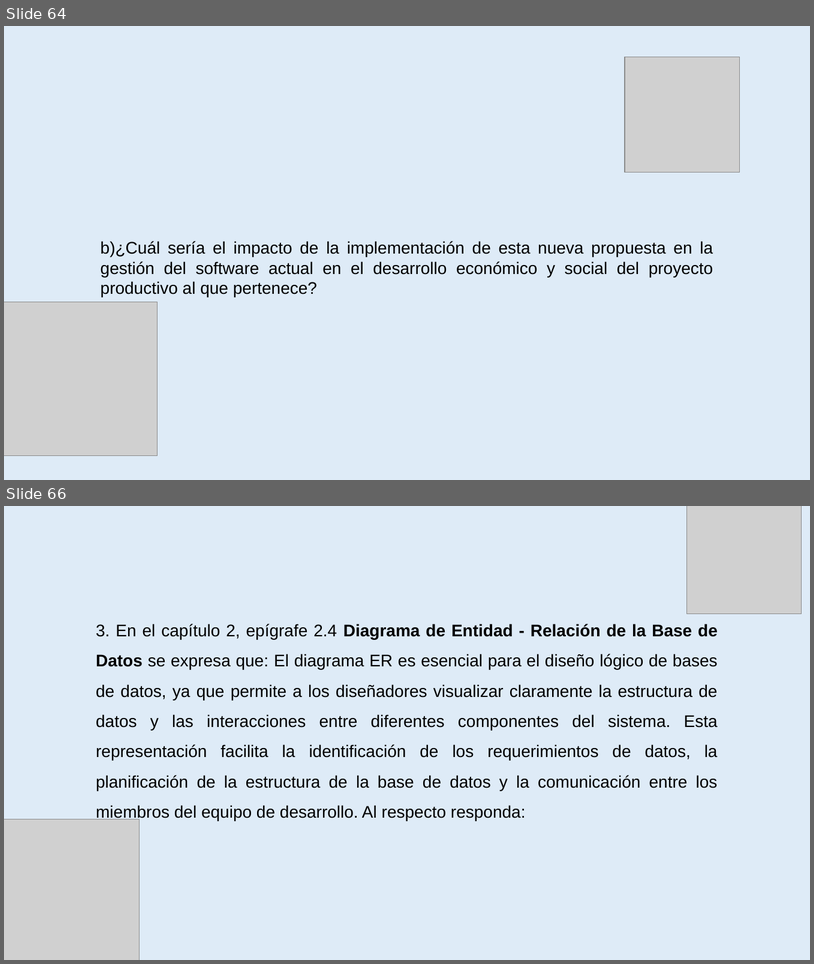
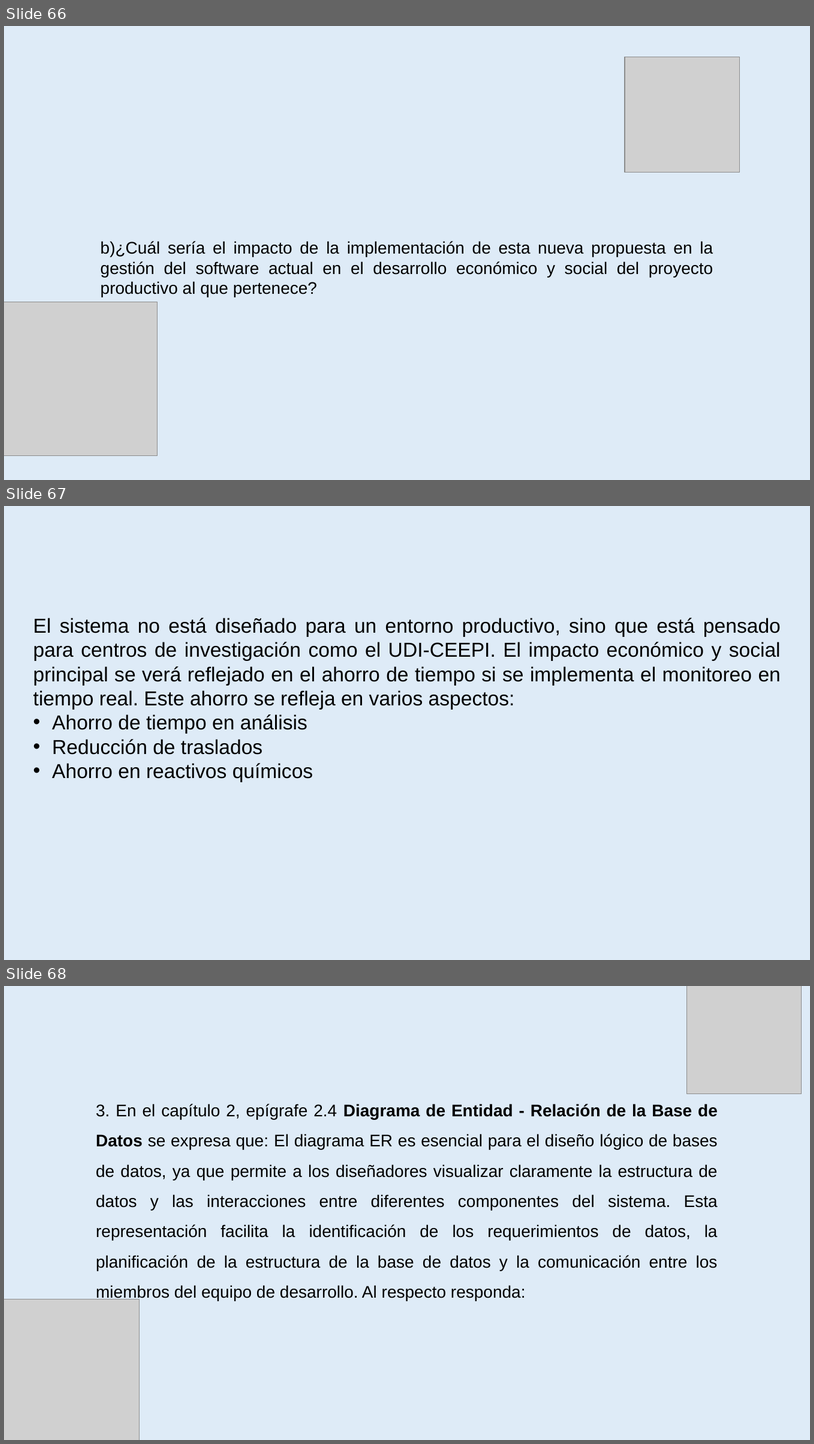
Before and after one commit to amypadron/prower_tesis, a slide deck: Digestión anaerobía.Original.pptx. Shown one above the other, each under a label of ours: slides 64 and 66 before the commit, slides 66, 67 and 68 after it; the slides between them are not shown. The pictures are 814x964 and 814x1444 pixels, drawn with LibreOffice and Linux fonts; fonts in the diff are those of the drawing; grey boxes stand for pictures. Boxes give left, top, right and bottom in pixels: in the first picture for what was removed or moved away, otherwise in the second. Text is boxed around its words. In the diff, an @@ line names an element or a change of style, - is before the commit and + after.

```diff
--- a/Digestión anaerobía.Original.pptx
+++ b/Digestión anaerobía.Original.pptx
@@ slide 67 added at [4,506,810,960], background #DEEBF7 @@
@@ text added at [33,618,781,782], 24 pt, text #000000 @@
+El sistema no está diseñado para un entorno productivo, sino que está pensado para centros de investigación como el UDI-CEEPI. El impacto económico y social principal se verá reflejado en el ahorro de tiempo si se implementa el monitoreo en tiempo real. Este ahorro se refleja en varios aspectos:
+• Ahorro de tiempo en análisis
+• Reducción de traslados
+• Ahorro en reactivos químicos
@@ what was slide 64 is now slide 66 @@
@@ what was slide 66 is now slide 68 @@
```
Also in this commit, not shown: 3 slides changed, 6 other slides added, 5 slides removed.
